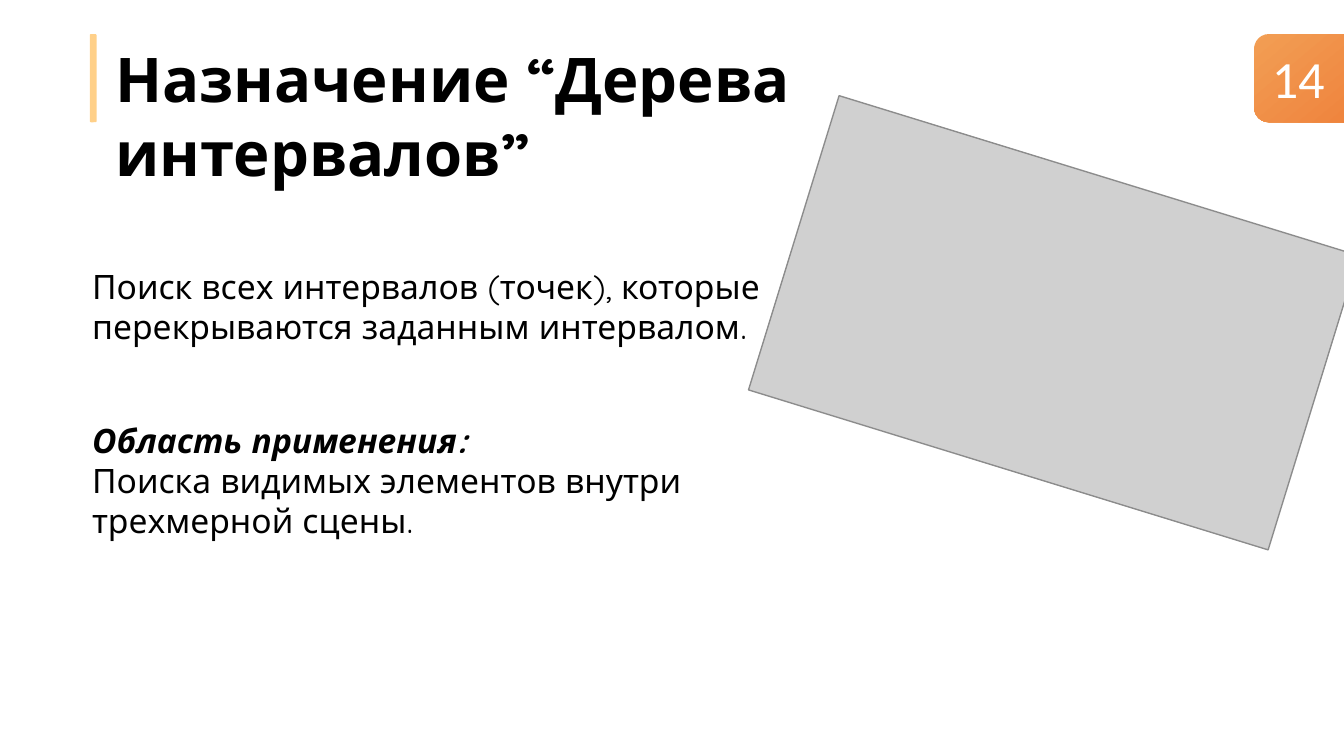
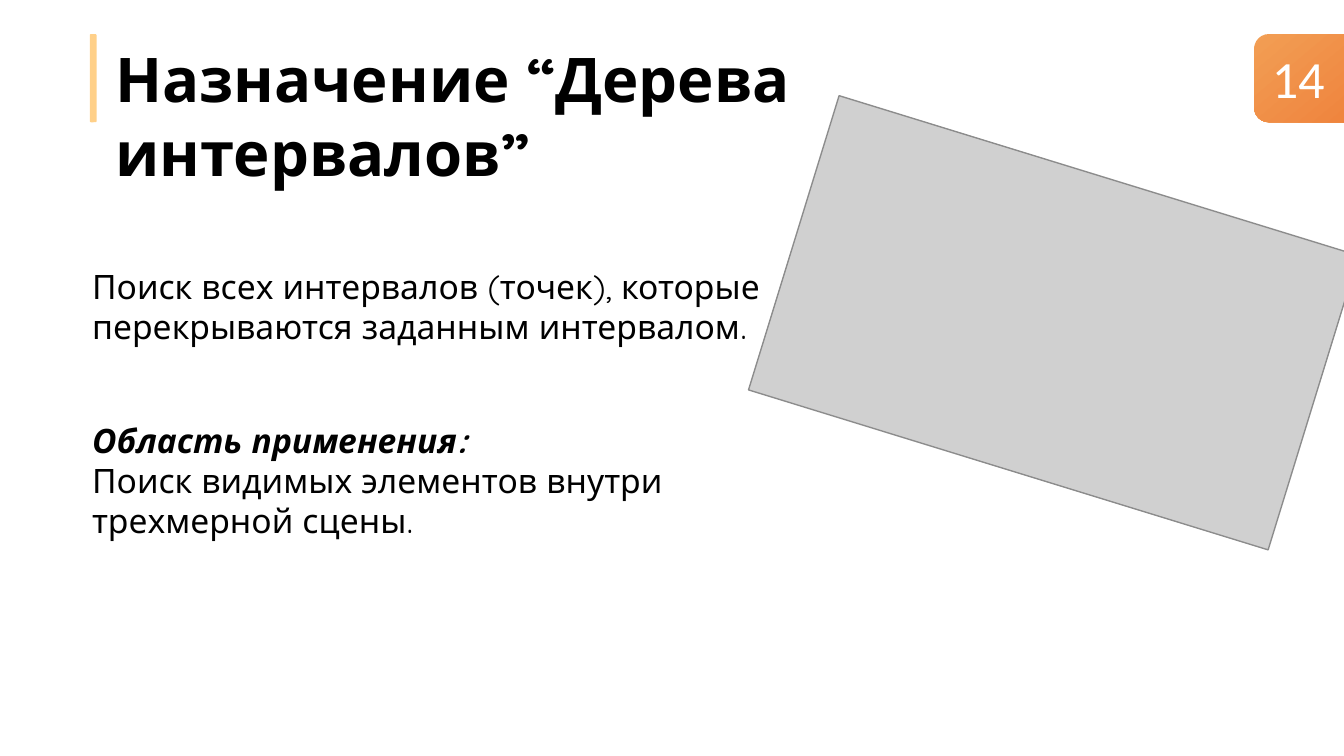
Before and after one commit to nikitachurganov/Interval-Tree, a slide deck: slide 14 of Дерево интервалов.pptx. Drawn at 1344x756 pixels with LibreOffice and Linux fonts; fonts in the diff are those of the drawing; grey boxes stand for pictures. Boxes give left, top, right and bottom in pixels: in the first picture for what was removed or moved away, otherwise in the second. Text is boxed around its words. In the diff, an @@ line names an element or a change of style, - is before the commit and + after.

```diff
--- a/Дерево интервалов.pptx
+++ b/Дерево интервалов.pptx
@@ text at [92,469,662,541]: text changed @@
-Поиска видимых элементов внутри трехмерной сцены.
+Поиск видимых элементов внутри трехмерной сцены.
```
Also in this commit, not shown: 4 other slides changed.
